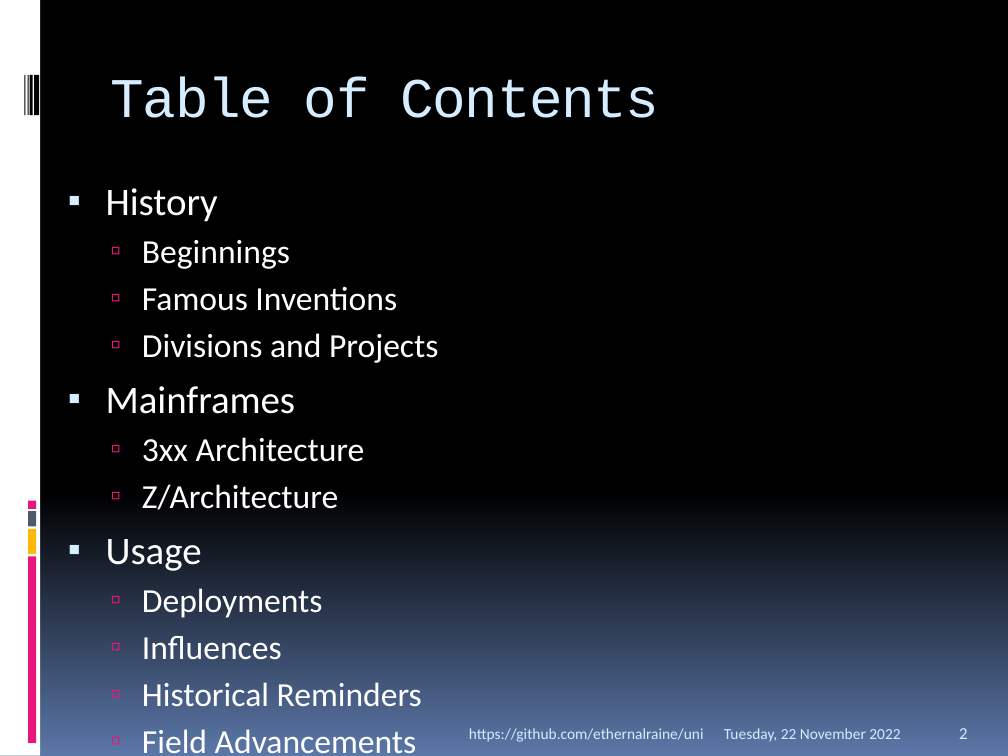
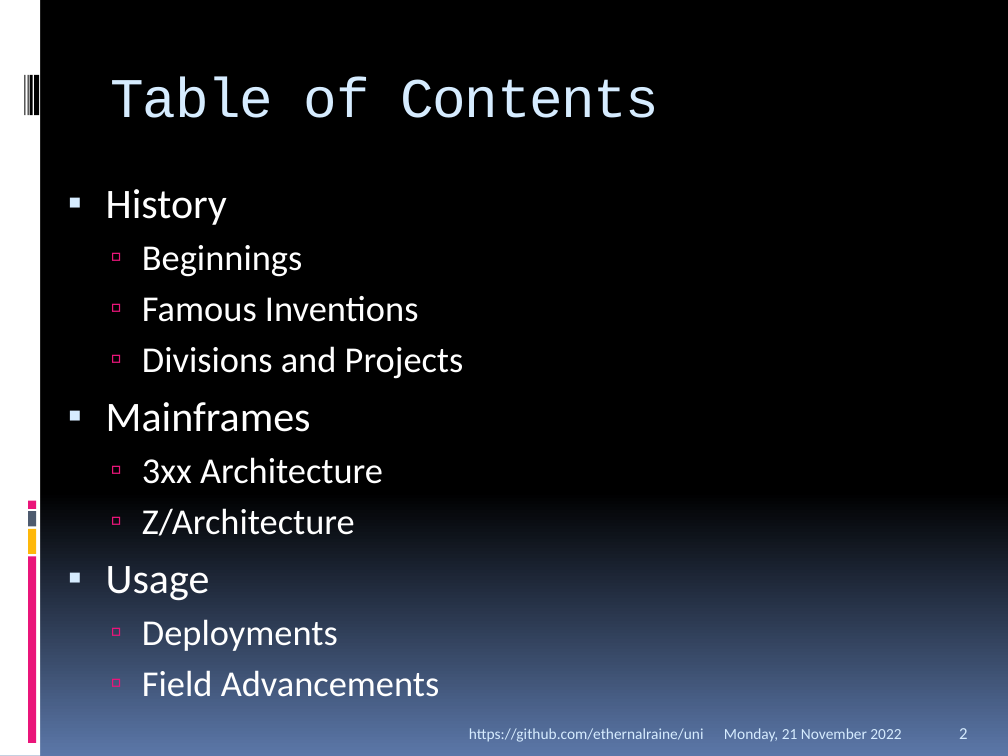
Before and after one commit to EthernalRaine/uni, a slide deck: slide 2 of presentations/IBM/Zero Downtime.pptx. Drawn at 1008x756 pixels with LibreOffice and Linux fonts; fonts in the diff are those of the drawing. Boxes give left, top, right and bottom in pixels: in the first picture for what was removed or moved away, otherwise in the second. Text is boxed around its words. In the diff, an @@ line names an element or a change of style, - is before the commit and + after.

```diff
--- a/presentations/IBM/Zero Downtime.pptx
+++ b/presentations/IBM/Zero Downtime.pptx
@@ text "History" at (106, 189, 464, 697): size 27.8 to 30 pt in "History", "Mainframes", "Usage"; size 24.1 to 26 pt in "Beginnings", "Famous Inventions", "Divisions and Projects", "3xx Architecture" and 3 more places @@
@@ text at (142, 636, 422, 707): paragraphs removed @@
-  ▫ Influences
-  ▫ Historical Reminders
@@ text at (724, 728, 901, 742): text changed @@
-Tuesday, 22 November 2022
+Monday, 21 November 2022
```
Also in this commit, not shown: 14 other slides changed, 2 slides removed.
